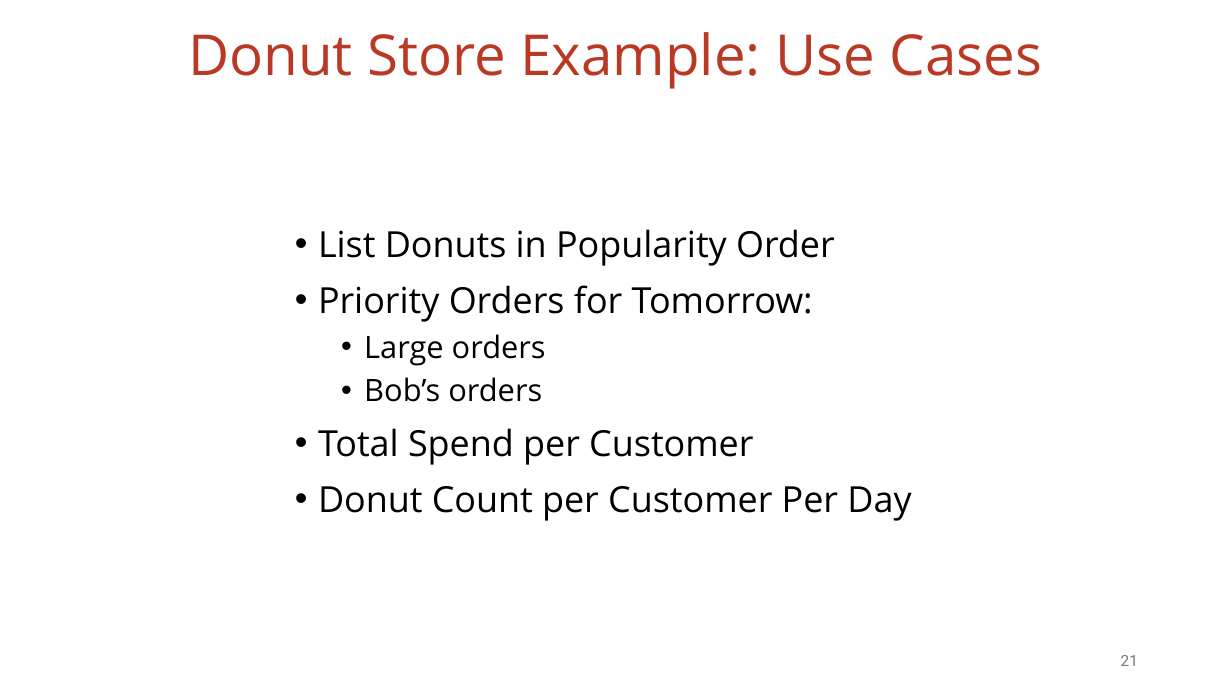
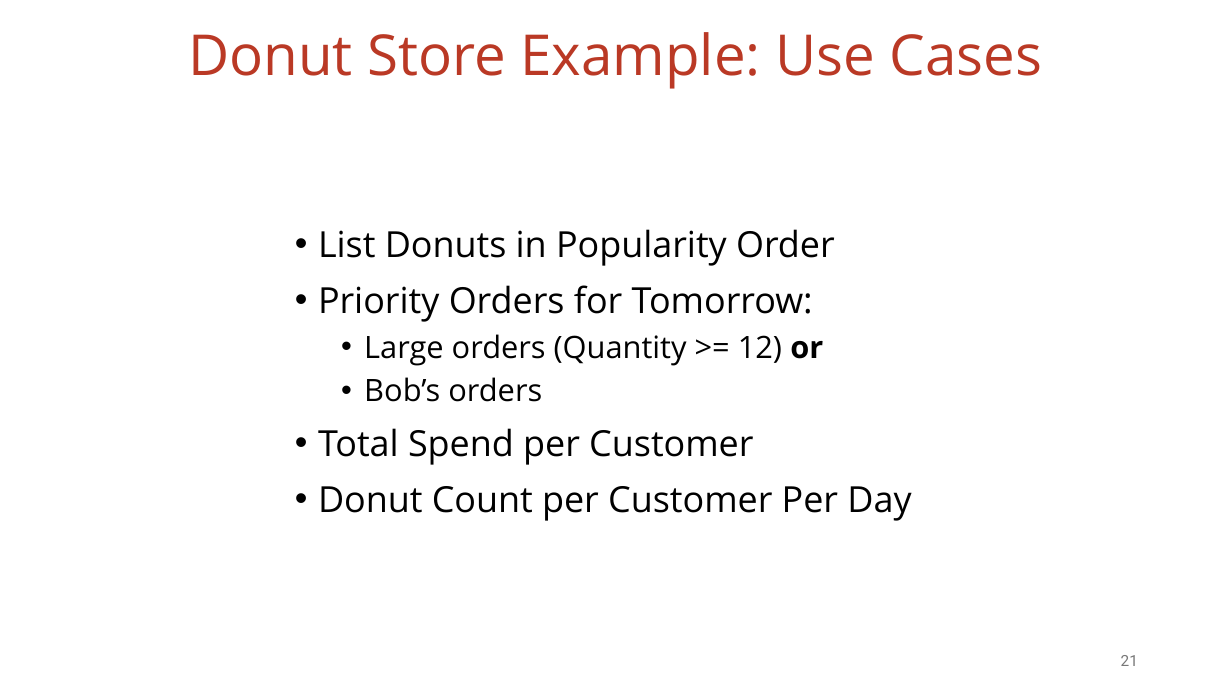
Before and after one commit to vmzakharov/missing-dataframe-talk, a slide deck: slide 21 of presentation/Missing_Dataframe_Short.pptx. Drawn at 1232x693 pixels with LibreOffice and Linux fonts; fonts in the diff are those of the drawing. Boxes give left, top, right and bottom in pixels: in the first picture for what was removed or moved away, otherwise in the second. Text is boxed around its words. In the diff, an @@ line names an element or a change of style, - is before the commit and + after.

```diff
--- a/presentation/Missing_Dataframe_Short.pptx
+++ b/presentation/Missing_Dataframe_Short.pptx
@@ text at (364, 334, 823, 366): text changed @@
-  • Large orders
+  • Large orders (Quantity >= 12) or
```
Also in this commit, not shown: 12 other slides changed, 1 other file.
